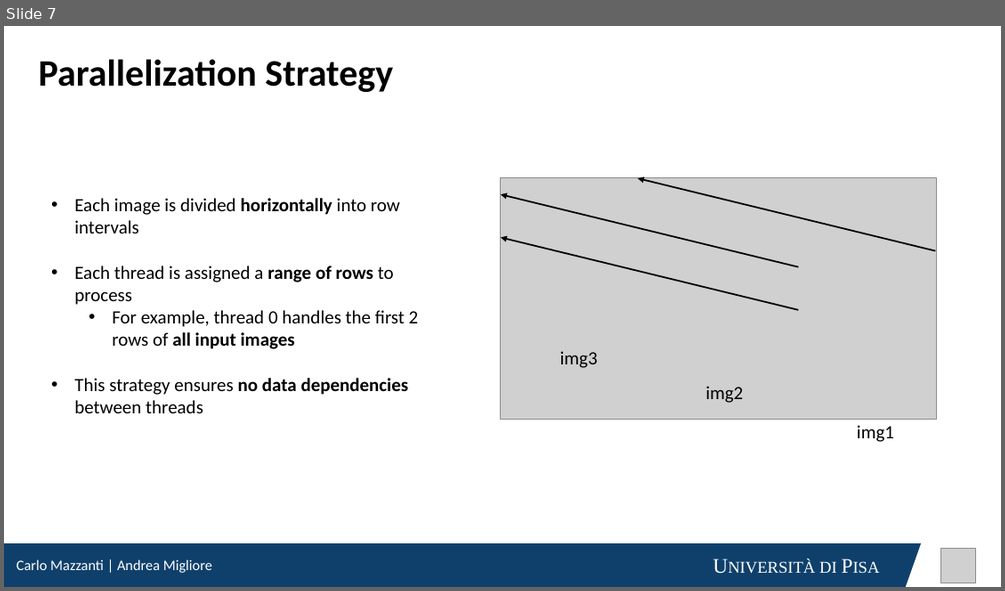
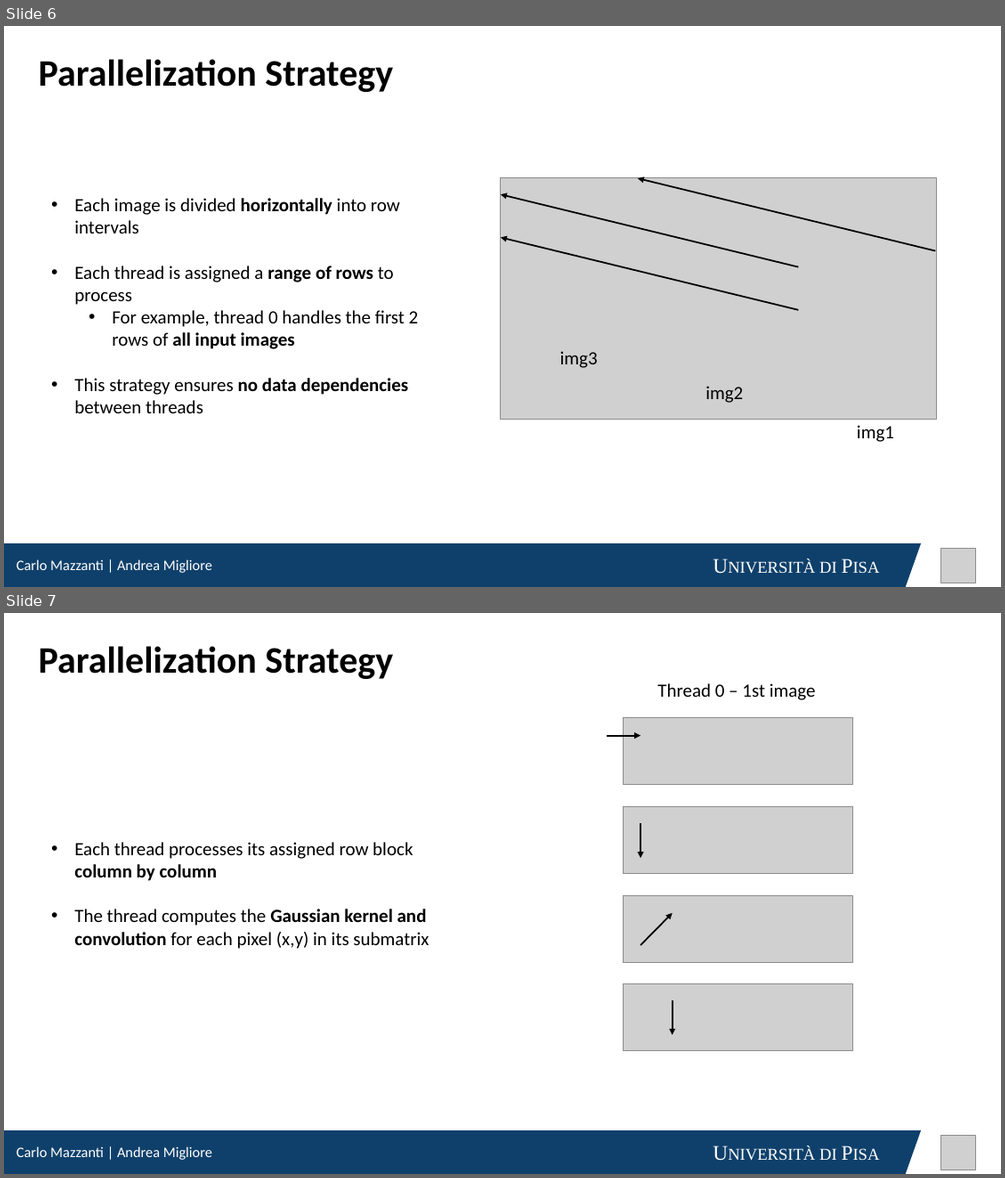
Before and after one commit to cmsilen/BidimensionalConvolution, a slide deck: BidimensionalConvolution_NEW.pptx. Shown one above the other, each under a label of ours: slide 7 before the commit, slides 6 and 7 after it. The pictures are 1005x591 and 1005x1178 pixels, drawn with LibreOffice and Linux fonts; fonts in the diff are those of the drawing; grey boxes stand for pictures. Boxes give left, top, right and bottom in pixels: in the first picture for what was removed or moved away, otherwise in the second. Text is boxed around its words. In the diff, an @@ line names an element or a change of style, - is before the commit and + after.

```diff
--- a/BidimensionalConvolution_NEW.pptx
+++ b/BidimensionalConvolution_NEW.pptx
@@ slide 7 added at (4, 613, 1001, 1174), background #FFFFFF @@
@@ text added at (39, 646, 393, 679), 36 pt, text #000000, bold @@
+Parallelization Strategy
@@ text added at (657, 683, 816, 700), 18 pt, text #000000 @@
+Thread 0 – 1st image
@@ picture added at (623, 717, 853, 784) @@
@@ rectangle added at (624, 718, 851, 784), fill #9DE4FF @@
@@ rectangle added at (624, 718, 657, 784), fill #FFF2CC @@
@@ arrow added from (607, 736) to (640, 736), #000000 1.5 pt @@
@@ group added at (623, 807, 853, 874): 3 rectangles, 1 picture @@
@@ arrow added from (640, 823) to (640, 859), #000000 1.5 pt @@
@@ text added at (74, 842, 429, 949), 18 pt, text #000000 @@
+• Each thread processes its assigned row block column by column
+• The thread computes the Gaussian kernel and convolution for each pixel (x,y) in its submatrix
@@ picture added at (623, 895, 853, 962) @@
@@ rectangle added at (624, 896, 851, 962), fill #9DE4FF @@
@@ arrow added from (640, 945) to (672, 913), #000000 1.5 pt @@
@@ picture added at (623, 984, 853, 1051) @@
@@ rectangle added at (624, 985, 851, 1050), fill #9DE4FF @@
@@ rectangle added at (657, 985, 689, 1050), fill #FFF2CC @@
@@ arrow added from (672, 1000) to (672, 1035), #000000 1.5 pt @@
@@ rectangle added at (4, 1130, 887, 1174), fill #0F406B, 20 pt, text #FFFFFF, small capitals @@
+Università di Pisa
@@ text added at (16, 1146, 212, 1159), 14 pt, text #FFFFFF @@
+Carlo Mazzanti | Andrea Migliore
@@ freeform shape added at (866, 1130, 921, 1174), fill #0F406B @@
@@ picture added at (941, 1135, 975, 1169) @@
@@ what was slide 7 is now slide 6 @@
```
Also in this commit, not shown: 2 slides changed, 1 other slide added, 1 slide removed.
